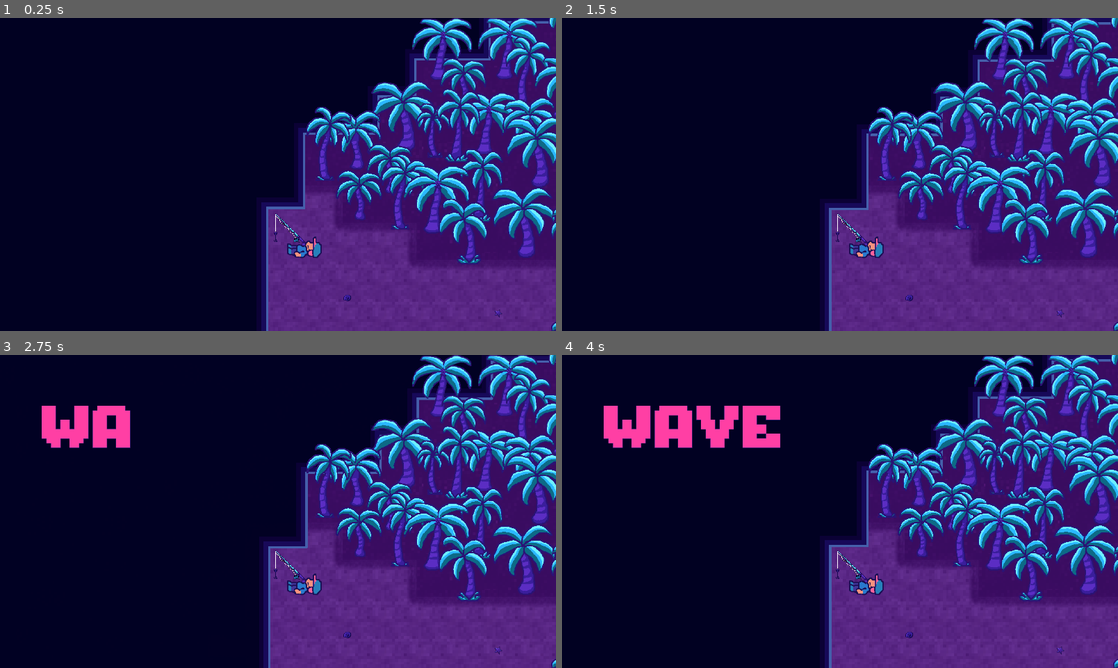
Above: before the commit, frames 1-4 (two rows, left to right).
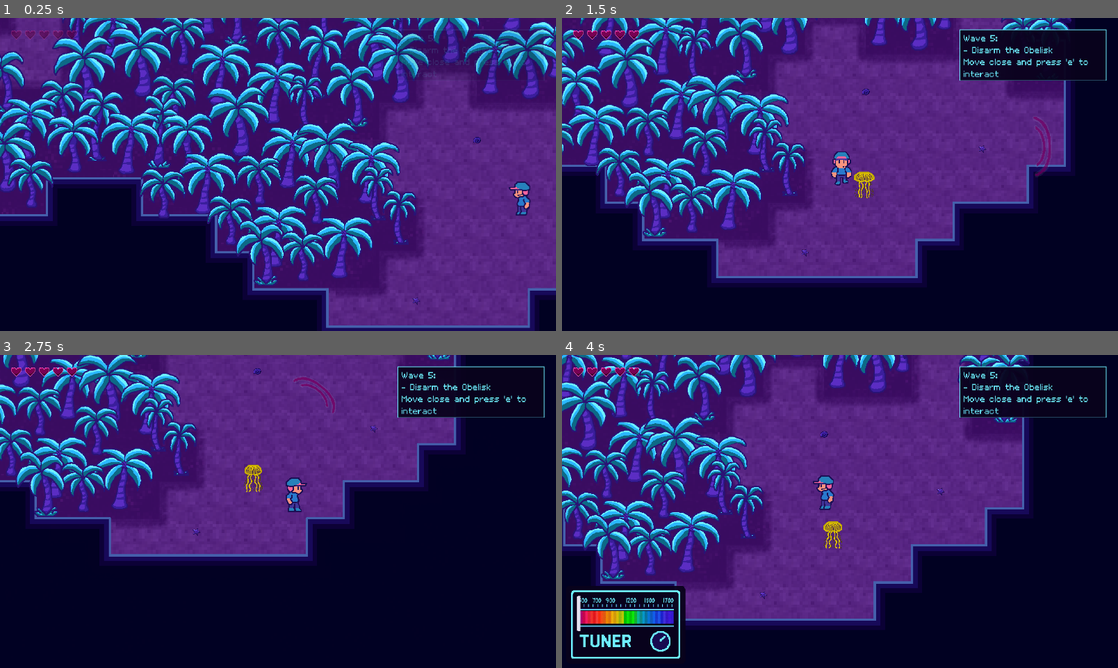
Above: after the commit, the same moments.

Repository: dougwhite/wave-length
Game: Godot game, scene res://scenes/game.tscn
The game is run twice, just before and just after one commit, with the same random seed, the same clock (stepped at 60 frames per second) and the same inputs.
Inputs (mouse positions are in pixels of both pictures, inside the frame that each line leads up to):
- Up to frame 1 (0.25 s): no input
- Up to frame 2 (1.5 s): tap E (interact) at 0.5, 1.25 s; move the mouse to (962, 158) at 0.52 s; hold Right (move_right) 0.53-1.28 s; hold Space (dodge_roll) 0.53-1.28 s; click (962, 158) at 0.67 s; tap Enter (ui_accept) at 0.77 s; move the mouse to (728, 190) at 1.27 s; hold S (move_down) from 1.28 s (still down); tap Shift (fine_tune) at 1.35 s
- Up to frame 3 (2.75 s): tap Enter (ui_accept) at 1.52 s; tap E (interact) at 2 s; move the mouse to (333, 442) at 2.02 s; release S (move_down) at 2.03 s; press the mouse at (333, 442) at 2.03 s; hold Right (move_right) from 2.03 s (still down)
- Up to frame 4 (4 s): tap E (interact) at 2.75, 2.85, 3.5 s; move the mouse to (812, 574) at 2.77 s; release Right (move_right) at 2.78 s; release the mouse at (812, 574) at 2.78 s; hold Up (move_up) 2.78-3.53 s; click (812, 574) at 2.92 s; tap Enter (ui_accept) at 3.02, 3.77 s; move the mouse to (1006, 558) at 3.52 s; hold Left (move_left) from 3.53 s (still down); hold 1 (tune_1) from 3.53 s (still down)

The runs differ from the first frame. In frame 1, 72% of the frame differs, in the area x 0-100%, y 0-100%; in frame 2, 83%; in frame 3, 80%; in frame 4, 88%.

Commit message:
Additional music loops for alternate vibes. Change scene structure to support y-sort on enemies

Diff:
--- a/scenes/game.tscn
+++ b/scenes/game.tscn
@@ -43,6 +43,8 @@
 [ext_resource type="AudioStream" uid="uid://bmjmqojtni8cy" path="res://music/kronbits.itch.io/Retro Swooosh 16.wav" id="33_v2yb1"]
 [ext_resource type="PackedScene" uid="uid://ck53ghi561hyq" path="res://scenes/tunables/seagull.tscn" id="34_js0lu"]
 [ext_resource type="AudioStream" uid="uid://dvdsqsgnk1ogn" path="res://music/officialzeeey.itch.io/TheEnigmaFinished.mp3" id="36_pr1ej"]
+[ext_resource type="AudioStream" uid="uid://cojsgds1poten" path="res://music/alkakrab.itch.io/Sci-Fi 2 Loop.ogg" id="38_oaba0"]
+[ext_resource type="AudioStream" uid="uid://c6gccsnytlvyx" path="res://music/alkakrab.itch.io/Sci-Fi 1 Loop.ogg" id="39_458eo"]
 [ext_resource type="Script" uid="uid://vciu3n7j1y8o" path="res://scripts/enemies/enemy_wave_manager.gd" id="39_7025r"]
 
 [sub_resource type="TileSetAtlasSource" id="TileSetAtlasSource_lnu2h"]
@@ -1289,6 +1291,7 @@
 size = Vector2(1379.5, 1092)
 
 [node name="Game" type="Node2D"]
+y_sort_enabled = true
 
 [node name="Map" type="Node2D" parent="."]
 z_index = -1
@@ -2270,8 +2273,11 @@
 
 [node name="NarrativeManager" type="Node" parent="."]
 script = ExtResource("22_37s47")
+start_stage = 16
 opening_music = ExtResource("13_kvuet")
 battle_music = ExtResource("31_twgab")
+battle_music_2 = ExtResource("39_458eo")
+battle_music_3 = ExtResource("38_oaba0")
 boss_music = ExtResource("36_pr1ej")
 
 [node name="Locations" type="Node2D" parent="NarrativeManager"]
@@ -2339,7 +2345,8 @@
 pitch_max = 0.65
 volume = -5.0
 
-[node name="EnemyWaveManager" type="Node" parent="."]
+[node name="EnemyWaveManager" type="Node2D" parent="."]
+y_sort_enabled = true
 script = ExtResource("39_7025r")
 
 [node name="Wave1" type="Node2D" parent="EnemyWaveManager"]
@@ -2442,7 +2449,7 @@
 position = Vector2(3030, 475)
 
 [node name="obelisk_1" type="Node2D" parent="EnemyWaveManager/Wave5"]
-position = Vector2(19, -89)
+position = Vector2(164, 391)
 
 [node name="Wave6" type="Node2D" parent="EnemyWaveManager"]
 position = Vector2(2376, -112)
@@ -2495,7 +2502,8 @@
 [node name="spawn_location_7" type="Node2D" parent="EnemyWaveManager/Wave7"]
 position = Vector2(800, -650)
 
-[node name="Enemies" type="Node" parent="EnemyWaveManager"]
+[node name="Enemies" type="Node2D" parent="EnemyWaveManager"]
+y_sort_enabled = true
 
 [connection signal="new_game" from="CanvasLayer/GameOverUI" to="GameManager" method="_on_game_over_ui_new_game"]
 [connection signal="retry" from="CanvasLayer/GameOverUI" to="GameManager" method="_on_game_over_ui_retry"]
--- a/scripts/narrative/narrative_manager.gd
+++ b/scripts/narrative/narrative_manager.gd
@@ -30,6 +30,8 @@
 @onready var music = %"Background Music"
 @export var opening_music: AudioStream
 @export var battle_music: AudioStream
+@export var battle_music_2: AudioStream
+@export var battle_music_3: AudioStream
 @export var boss_music: AudioStream
 
 # Sound fx
@@ -603,7 +605,7 @@
 	teleport(zone("RadioHutZone"))
 
 	# Change the music to something more peaceful
-	set_music(opening_music)
+	set_music(battle_music_2)
 
 	# The radio has a new message for harry
 	radio.light_on = true
@@ -672,7 +674,7 @@
 	teleport(zone("SolarPanelZone"))
 
 	# Change the music to something more dramatic
-	set_music(battle_music)
+	set_music(battle_music_2)
 
 	# Set the objective
 	objectives.show_objective("\n".join([
@@ -700,7 +702,7 @@
 	teleport(zone("SolarPanelZone"))
 
 	# Change the music to something more peaceful
-	set_music(opening_music)
+	set_music(battle_music_3)
 
 	# Some backstory reveals
 	await dialog([
@@ -757,7 +759,7 @@
 	teleport(zone("SatteliteDishZone"))
 
 	# Change the music to something more dramatic
-	set_music(battle_music)
+	set_music(battle_music_3)
 
 	# Set the objective
 	objectives.show_objective("\n".join([
@@ -857,7 +859,7 @@
 	teleport(zone("RadioHutZone"))
 
 	# Change the music to something more peaceful
-	set_music(opening_music)
+	set_music(battle_music_2)
 
 	# Harry and the voice engage in speculation
 	await dialog([
@@ -901,7 +903,7 @@
 	teleport(zone("SouthBeachZone"))
 
 	# Change the music to something more dramatic
-	set_music(battle_music)
+	set_music(battle_music_2)
 
 	# Set the objective
 	objectives.show_objective("\n".join([
@@ -927,7 +929,7 @@
 	teleport(zone("SouthBeachZone"))
 
 	# Change the music to something more peaceful
-	set_music(opening_music)
+	set_music(battle_music_2)
 
 	# Tell harry he's a star
 	await dialog([
@@ -995,7 +997,7 @@
 	teleport(zone("RadioHutZone"))
 
 	# Change the music to something more dramatic
-	set_music(battle_music)
+	set_music(battle_music_3)
 
 	# Set the objective
 	objectives.show_objective("\n".join([
@@ -1020,7 +1022,7 @@
 	teleport(zone("RadioHutZone"))
 
 	# Change the music to something more peaceful
-	set_music(opening_music)
+	set_music(battle_music_3)
 
 	# Harry gets some revelations
 	await dialog([
Not shown, added: music/alkakrab.itch.io/Sci-Fi 1 Loop.ogg.import
Not shown, added: music/alkakrab.itch.io/Sci-Fi 2 Loop.ogg.import
Not shown: 1 places in scenes/game.tscn that only renumber resources
Not shown, added: music/alkakrab.itch.io/Sci-Fi 1 Loop.ogg
Not shown, added: music/alkakrab.itch.io/Sci-Fi 2 Loop.ogg
